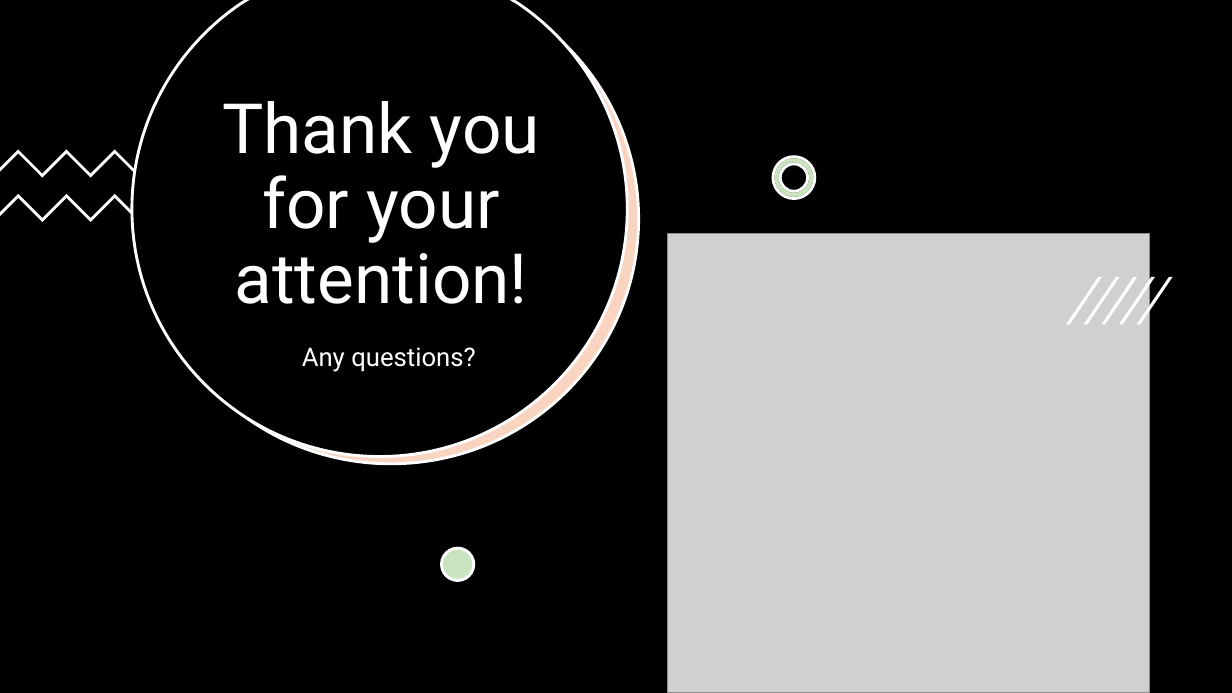
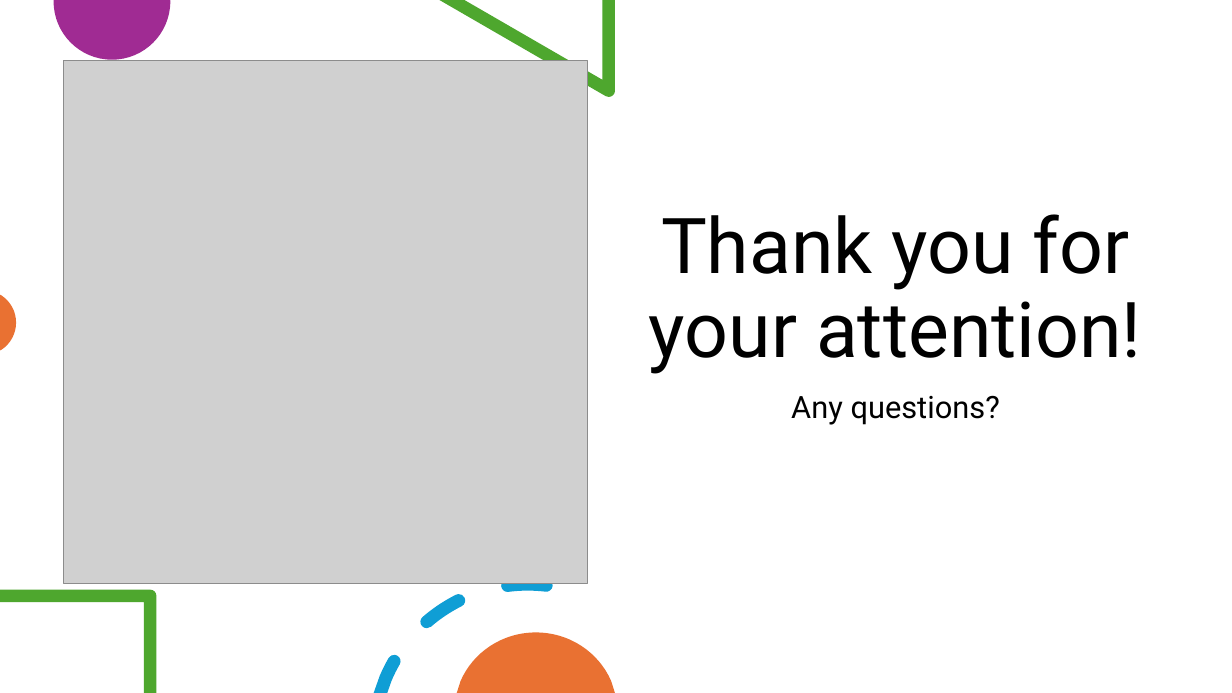
Before and after one commit to KissDanielMark/CustomerAnalytics_Competition, a slide deck: slide 8 of Presentation1.pptx (slide 10 before the commit). Drawn at 1232x693 pixels with LibreOffice and Linux fonts; fonts in the diff are those of the drawing; grey boxes stand for pictures. Boxes give left, top, right and bottom in pixels: in the first picture for what was removed or moved away, otherwise in the second. Text is boxed around its words. In the diff, an @@ line names an element or a change of style, - is before the commit and + after.

```diff
--- a/Presentation1.pptx
+++ b/Presentation1.pptx
@@ rectangle removed at [0,0,1232,693] @@
@@ freeform shape added at [54,0,170,60], fill #A02B93 @@
@@ freeform shape removed at [132,0,628,457] @@
@@ freeform shape removed at [142,0,638,464] @@
@@ freeform shape removed at [143,0,639,464] @@
@@ freeform shape added at [440,0,616,97], fill #4EA72E @@
@@ picture: place and size @@
-picture at [667,234,1150,693]
+picture at [64,60,587,583]
@@ title "Thank you for your attention!": place and size @@
-title "Thank you for your attention!" at [222,101,540,304]
+title "Thank you for your attention!" at [649,214,1142,374]
@@ title "Thank you for your attention!" at [649,214,1142,374]: size 54 to 60 pt, text colour #FFFFFF to #000000 @@
@@ freeform shape removed at [0,150,189,177] @@
@@ freeform shape removed at [774,157,815,199] @@
@@ freeform shape removed at [774,157,815,199] @@
@@ freeform shape removed at [0,194,189,222] @@
@@ freeform shape added at [0,295,16,350], fill #E97132 @@
@@ group removed at [1067,277,1173,324]: 5 freeform shapes @@
@@ text "Any questions?": place and size @@
-text "Any questions?" at [302,347,476,372]
+text "Any questions?" at [791,395,1000,425]
@@ text "Any questions?" at [791,395,1000,425]: size 20 to 24 pt, text colour #FFFFFF to #000000 @@
@@ ellipse removed at [442,548,474,580] @@
@@ ellipse removed at [442,548,474,580] @@
@@ freeform shape added at [0,590,156,693], fill #4EA72E @@
@@ freeform shape added at [373,578,553,693], fill #0F9ED5 @@
@@ freeform shape added at [457,632,615,693], fill #E97132 @@
```
Also in this commit, not shown: 5 other slides changed, 2 slides added, 4 slides removed, 9 other files.
